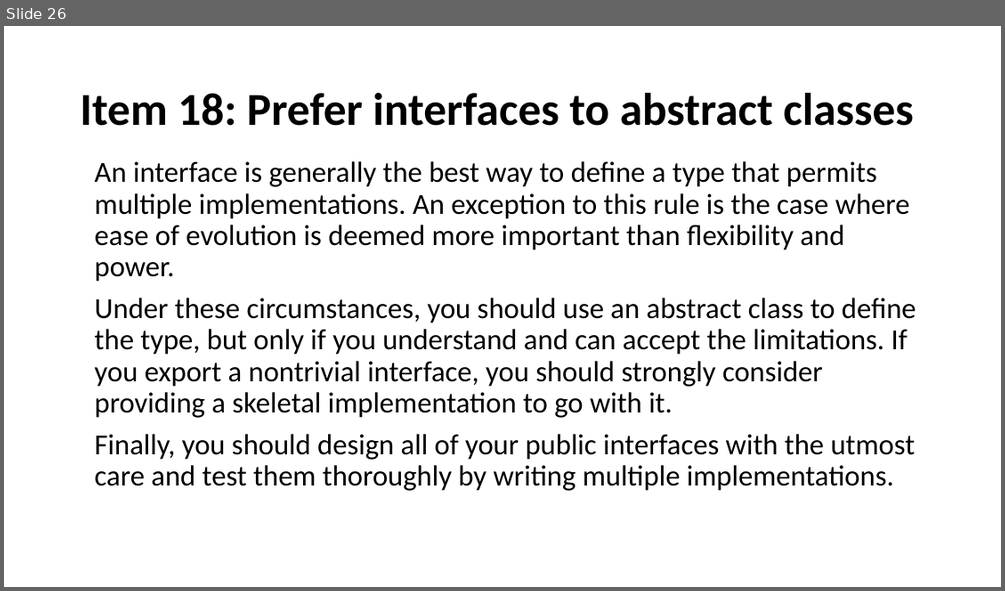
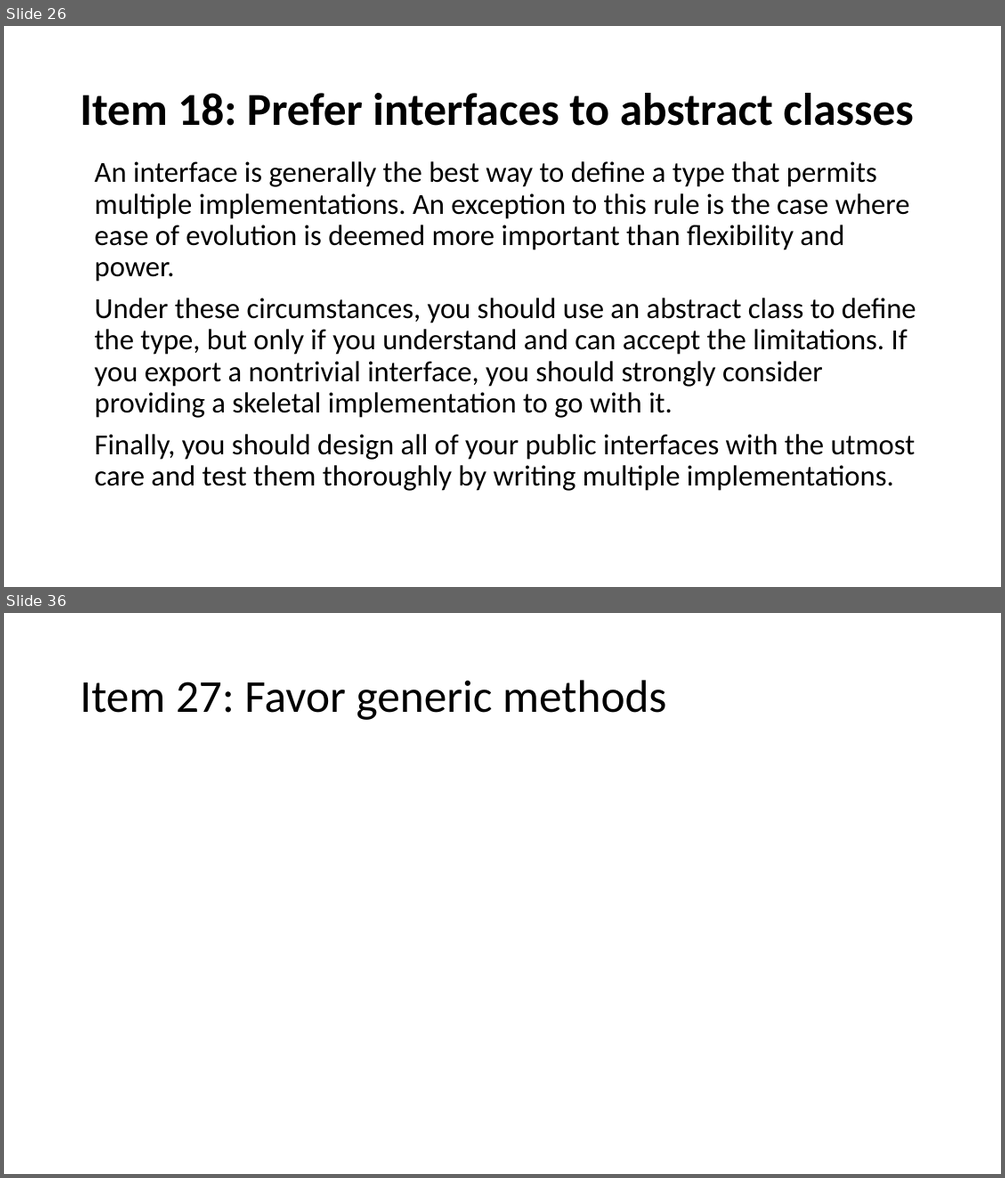
Before and after one commit to javamaster-llc/effective-java-examples-master, a slide deck: Study of Effective Java™.pptx. Shown one above the other, each under a label of ours: slide 26 before the commit, slides 26 and 36 after it; the slides between them are not shown. The pictures are 1005x591 and 1005x1178 pixels, drawn with LibreOffice and Linux fonts; fonts in the diff are those of the drawing. Boxes give left, top, right and bottom in pixels: in the first picture for what was removed or moved away, otherwise in the second. Text is boxed around its words. In the diff, an @@ line names an element or a change of style, - is before the commit and + after.

```diff
--- a/Study of Effective Java™.pptx
+++ b/Study of Effective Java™.pptx
@@ slide 36 added at <box>4,613,1001,1174</box>, background #FFFFFF @@
@@ title added at <box>80,680,666,720</box>, 44 pt, text #000000 @@
+Item 27: Favor generic methods
```
Also in this commit, not shown: 2 slides changed, 24 other slides added.
